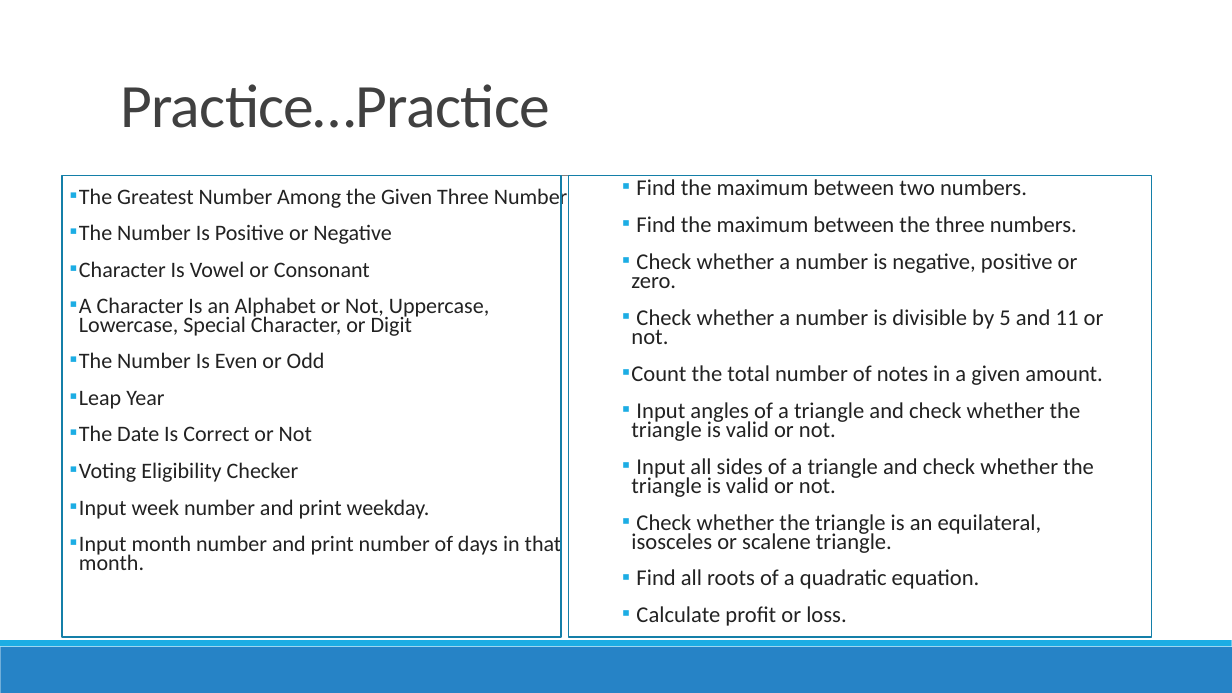
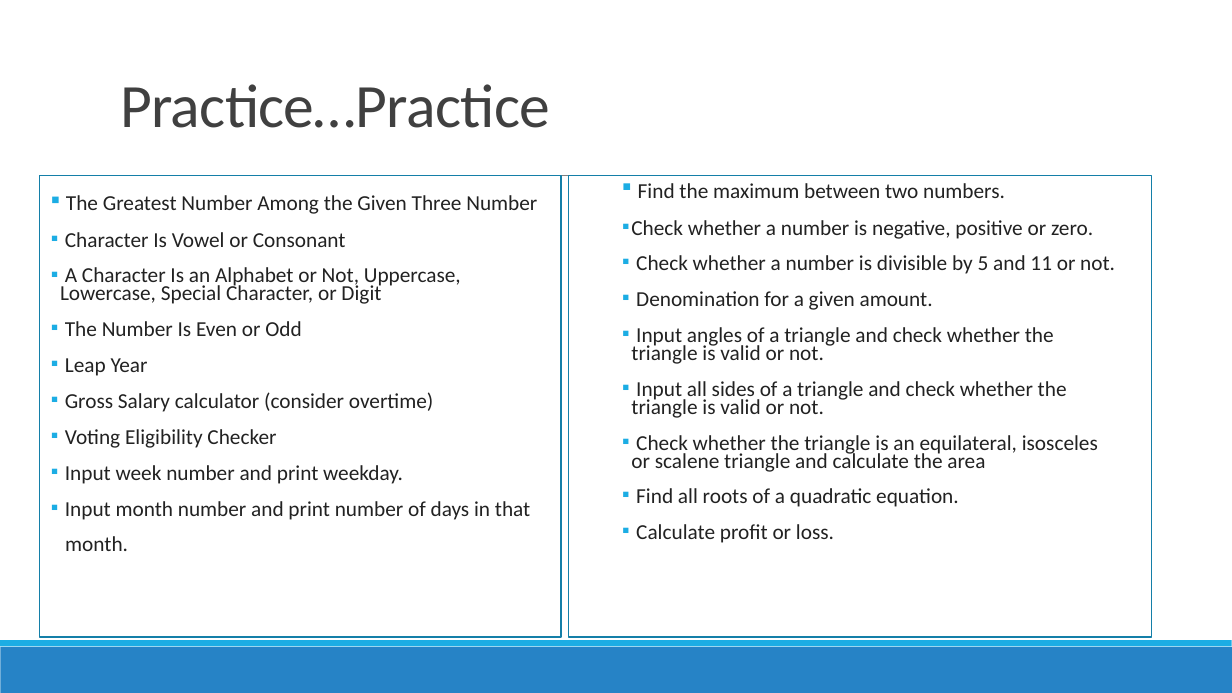
Before and after one commit to TrailBlazed/Python-Learning-Path, a slide deck: slide 4 of 2.Conditional_Statements/2.Conditional_Statements.pptx. Drawn at 1232x693 pixels with LibreOffice and Linux fonts; fonts in the diff are those of the drawing. Boxes give left, top, right and bottom in pixels: in the first picture for what was removed or moved away, otherwise in the second. Text is boxed around its words. In the diff, an @@ line names an element or a change of style, - is before the commit and + after.

```diff
--- a/2.Conditional_Statements/2.Conditional_Statements.pptx
+++ b/2.Conditional_Statements/2.Conditional_Statements.pptx
@@ rectangle: place and size @@
-rectangle at <box>62,176,561,638</box>
+rectangle at <box>40,176,561,638</box>
@@ text "The Greatest Number Among the ...": place and size @@
-text "The Greatest Number Among the ..." at <box>79,185,568,570</box>
+text "The Greatest Number Among the ..." at <box>60,195,537,551</box>
@@ text at <box>60,195,537,484</box>: size 17.2 to 16.6 pt in "The Greatest Number Among the Given Three ...", "Character Is Vowel or Consonant", "A Character Is an Alphabet or Not, ...", "The Number Is Even or Odd" and 3 more places @@
@@ text at <box>631,183,1115,543</box>: size 17.6 to 16.6 pt in "Find the maximum between two numbers.", "Check whether a number is negative, positive ...", "Check whether a number is divisible by ...", "Input angles of a triangle and check ..." and 3 more places @@
@@ text at <box>79,224,391,244</box>: paragraph removed @@
-▪ The Number Is Positive or Negative
@@ text at <box>636,216,1077,232</box>: paragraph removed @@
-▪ Find the maximum between the three numbers.
@@ text at <box>636,291,933,310</box>: text changed; size 17.6 to 16.6 pt @@
-▪ Count the total number of notes in a given amount.
+▪ Denomination for a given amount.
@@ text at <box>65,392,433,412</box>: text changed; size 17.2 to 16.6 pt @@
-▪ The Date Is Correct or Not
+▪ Gross Salary calculator (consider overtime)
@@ text at <box>631,435,1098,472</box>: text changed; size 17.6 to 16.6 pt @@
-▪ Check whether the triangle is an equilateral, isosceles or scalene triangle.
+▪ Check whether the triangle is an equilateral, isosceles or scalene triangle and calculate the area
@@ text at <box>65,501,530,551</box>: text changed; size 17.2 to 16.6 pt @@
-▪ Input month number and print number of days in that month.
+▪ Input month number and print number of days in that
+month.
```
Also in this commit, not shown: 1 other slide changed, 9 other files.
